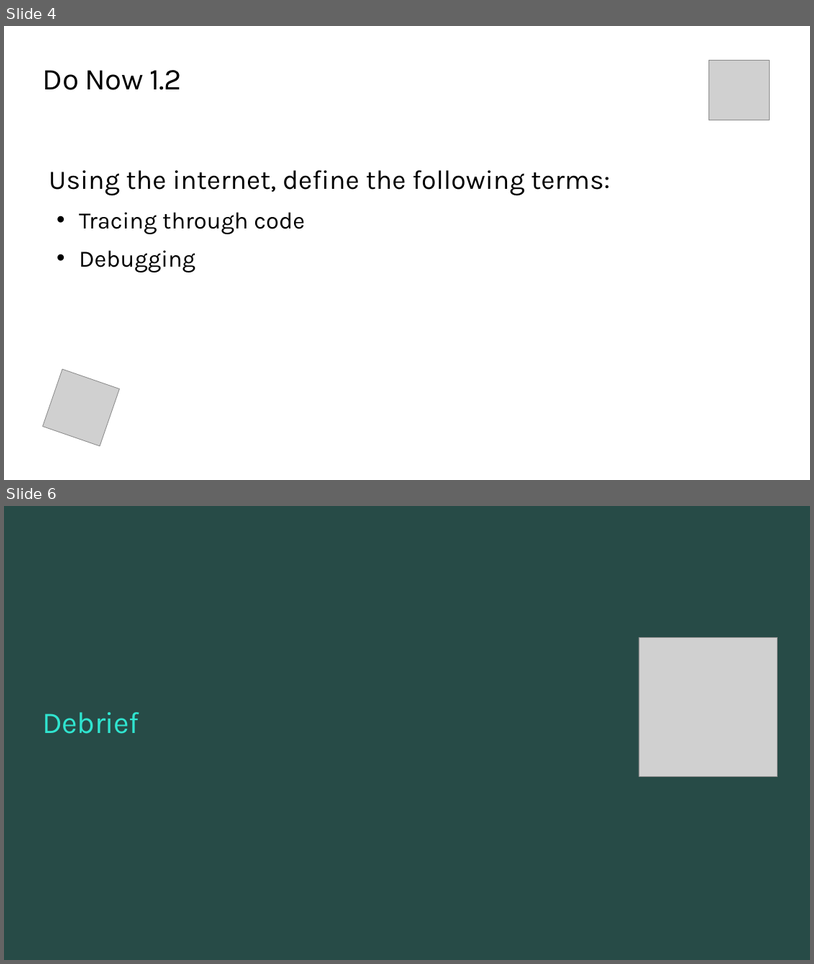
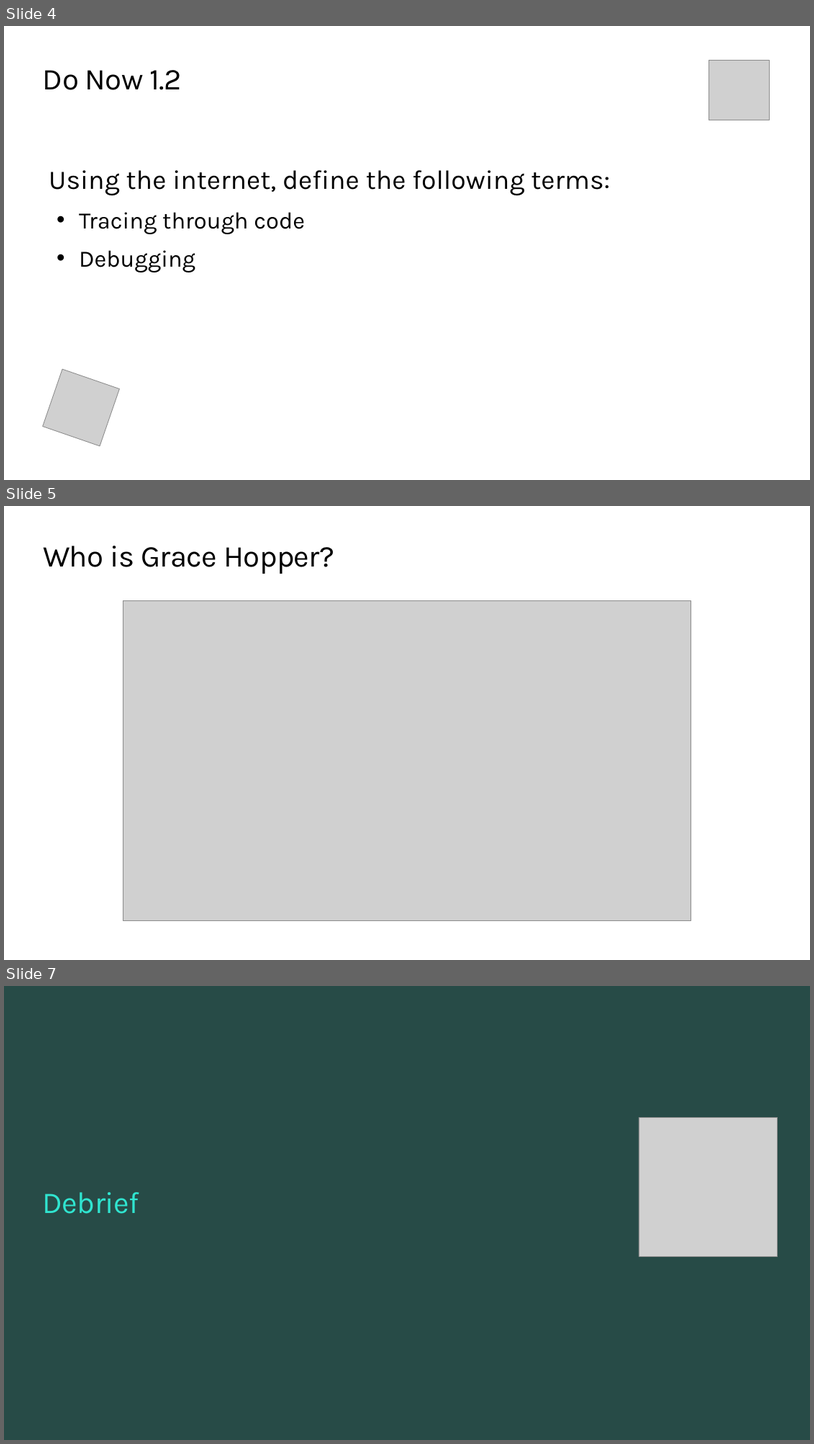
Before and after one commit to TEALSK12/introduction-to-computer-science, a slide deck: docs/slidedecks/TEALS SNAP 1.2.pptx. Shown one above the other, each under a label of ours: slides 4 and 6 before the commit, slides 4, 5 and 7 after it; the slides between them are not shown. The pictures are 814x964 and 814x1444 pixels, drawn with LibreOffice and Linux fonts; fonts in the diff are those of the drawing; grey boxes stand for pictures; background and template pictures are left out. Boxes give left, top, right and bottom in pixels: in the first picture for what was removed or moved away, otherwise in the second. Text is boxed around its words. In the diff, an @@ line names an element or a change of style, - is before the commit and + after.

```diff
--- a/docs/slidedecks/TEALS SNAP 1.2.pptx
+++ b/docs/slidedecks/TEALS SNAP 1.2.pptx
@@ slide 5 added at <box>4,506,810,960</box>, background #FFFFFF @@
@@ title added at <box>43,546,334,574</box>, 36 pt, text #000000 @@
+Who is Grace Hopper?
@@ picture added at <box>124,601,692,921</box> @@
@@ what was slide 6 is now slide 7 @@
```
Also in this commit, not shown: 1 slide changed, 44 other files.
